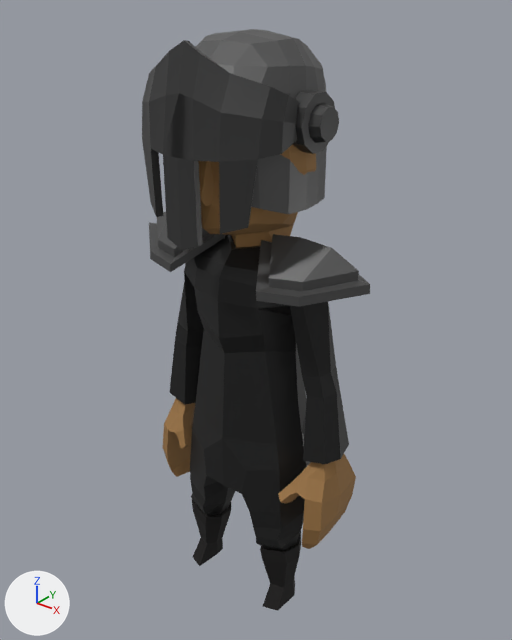
A saved change to the glTF model models/speler.glb.
Camera for both pictures: a 50 mm lens placed at (3.92, -4.68, 6.18), pointed at (-0.02, 0.24, 3.13). Every picture has the same lights, and +X, +Y and +Z are marked at lower left. The first picture is the older version. Where no turn or scale is listed for an object, it has been applied to the vertices.

The first picture shows 'ArmL_Armor', 'ArmL_Skin', 'ArmR_Armor', 'ArmR_Skin', 'Body_Armor', 'Body_Skin', 'Helmet__ncl1_29.003', 'LegL_Armor', 'LegL_Boots', 'LegR_Armor', 'LegR_Boots', 'ShoulderPads__ncl1_29.000'.
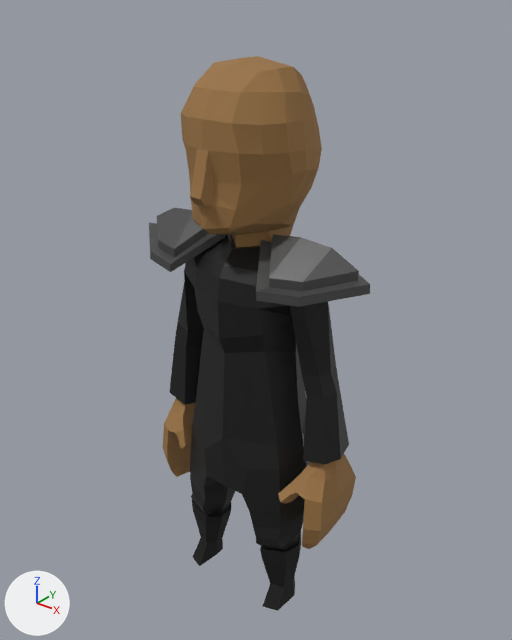
Where the change shows, as pixel boxes (x1, y1, x2, y2) in the pictures (512 x 640 px):
'Helmet__ncl1_29.003', deleted: before (142, 29, 339, 251)
    faces in mat_darkgrey (dark grey #393939): (142, 40, 339, 251)
    faces in mat_grey (dark grey #585858): (195, 29, 327, 214)
'Body_Skin', unchanged, uncovered by the edit: before (199, 144, 316, 248); after (181, 56, 322, 248)

Diff of the bpy script that builds the scene:
```diff
--- a/models/speler.glb.py
+++ b/models/speler.glb.py
@@ ob_helmet__ncl1_29_003 @@
-ob_helmet__ncl1_29_003 = bpy.data.objects.new('Helmet__ncl1_29.003', me_mesh_6)
-ob_helmet__ncl1_29_003.location = (0.0, 0.1, 4.95)
```
